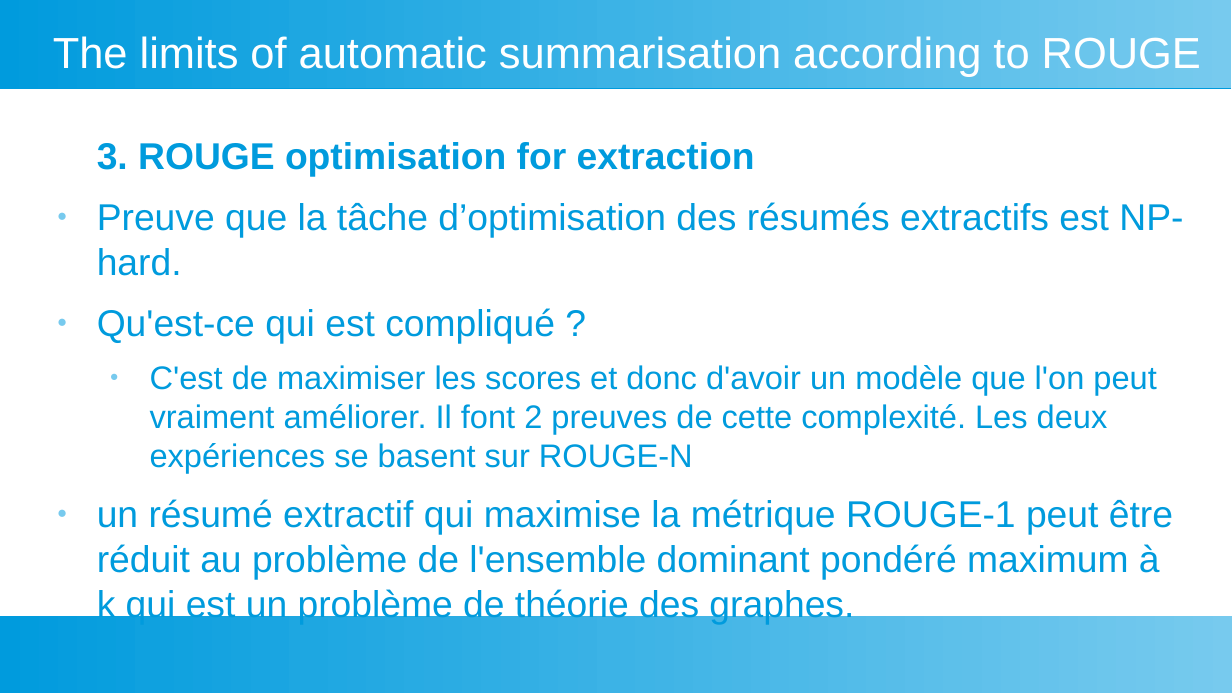
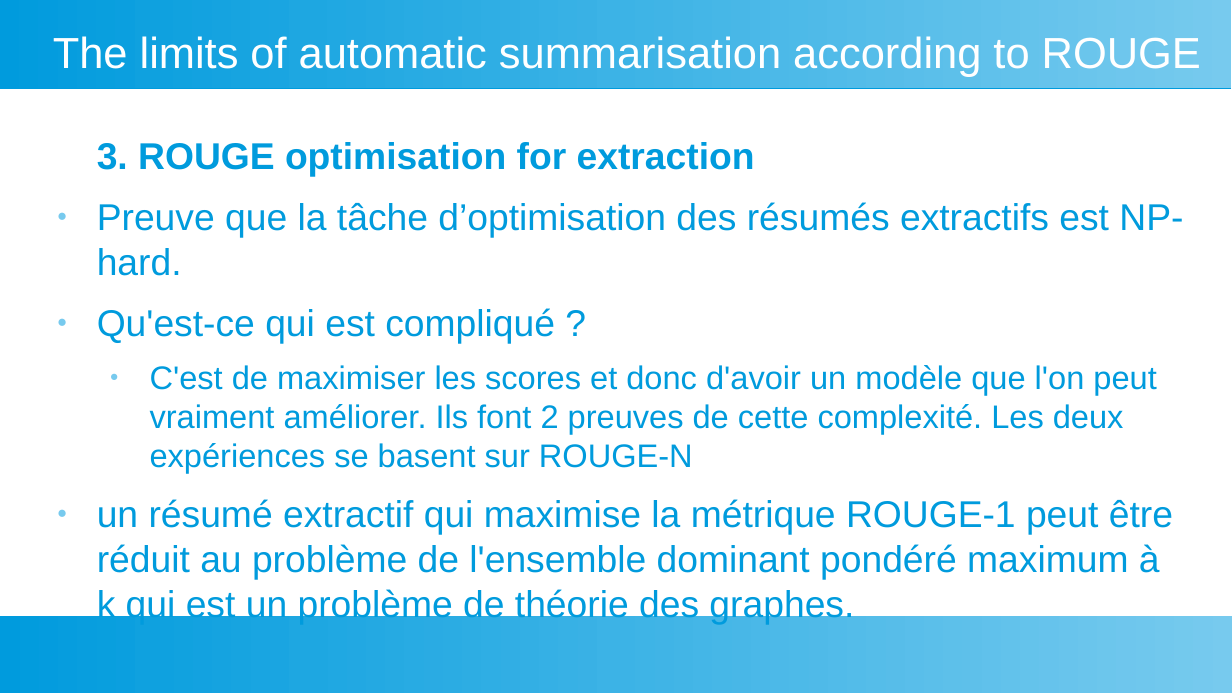
Before and after one commit to fannybachey/stage_2024, a slide deck: slide 6 of presentation/presentation_2.odp. Drawn at 1232x693 pixels with LibreOffice and Linux fonts; fonts in the diff are those of the drawing. Boxes give left, top, right and bottom in pixels: in the first picture for what was removed or moved away, otherwise in the second. Text is boxed around its words. In the diff, an @@ line names an element or a change of style, - is before the commit and + after.

```diff
--- a/presentation/presentation_2.odp
+++ b/presentation/presentation_2.odp
@@ text at (x1=150, y1=365, x2=1156, y2=473): text changed @@
-  ● C'est de maximiser les scores et donc d'avoir un modèle que l'on peut vraiment améliorer. Il font 2 preuves de cette complexité. Les deux expériences se basent sur ROUGE-N
+  ● C'est de maximiser les scores et donc d'avoir un modèle que l'on peut vraiment améliorer. Ils font 2 preuves de cette complexité. Les deux expériences se basent sur ROUGE-N
```
Also in this commit, not shown: 2 other slides changed, 7 other files.
